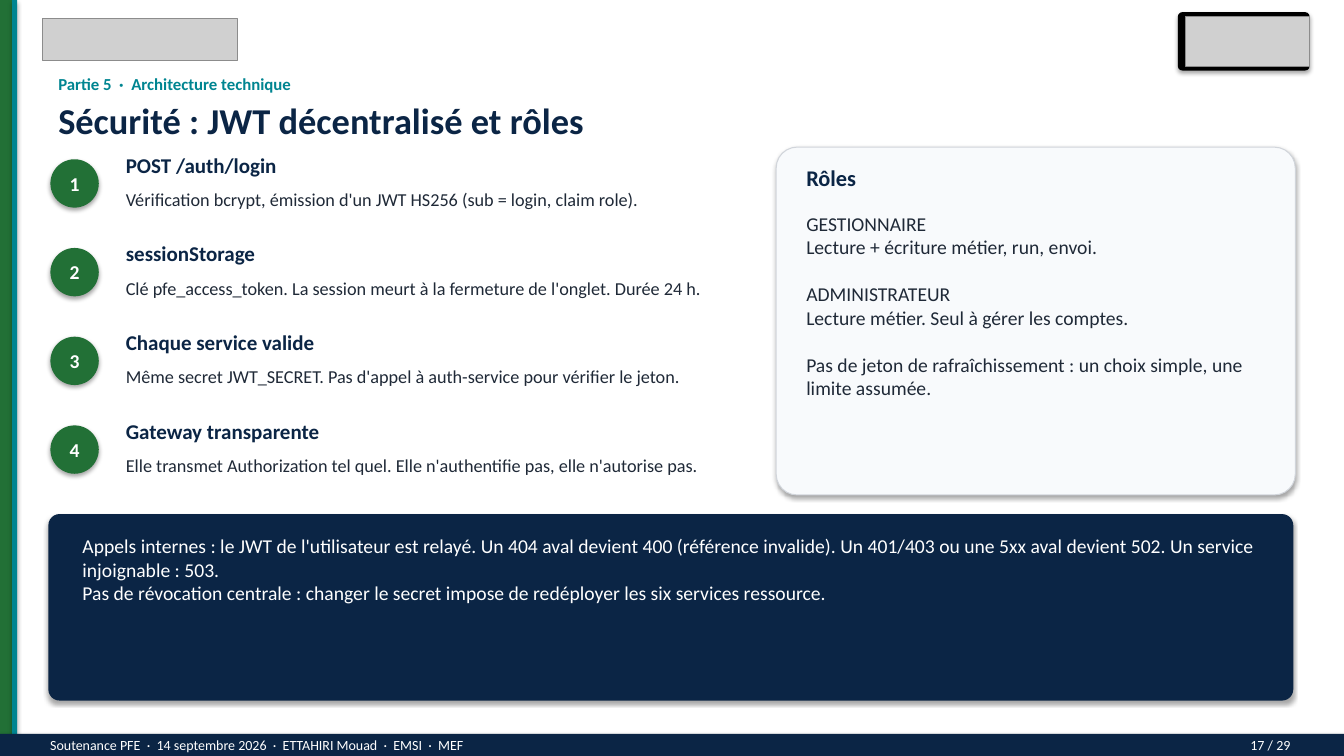
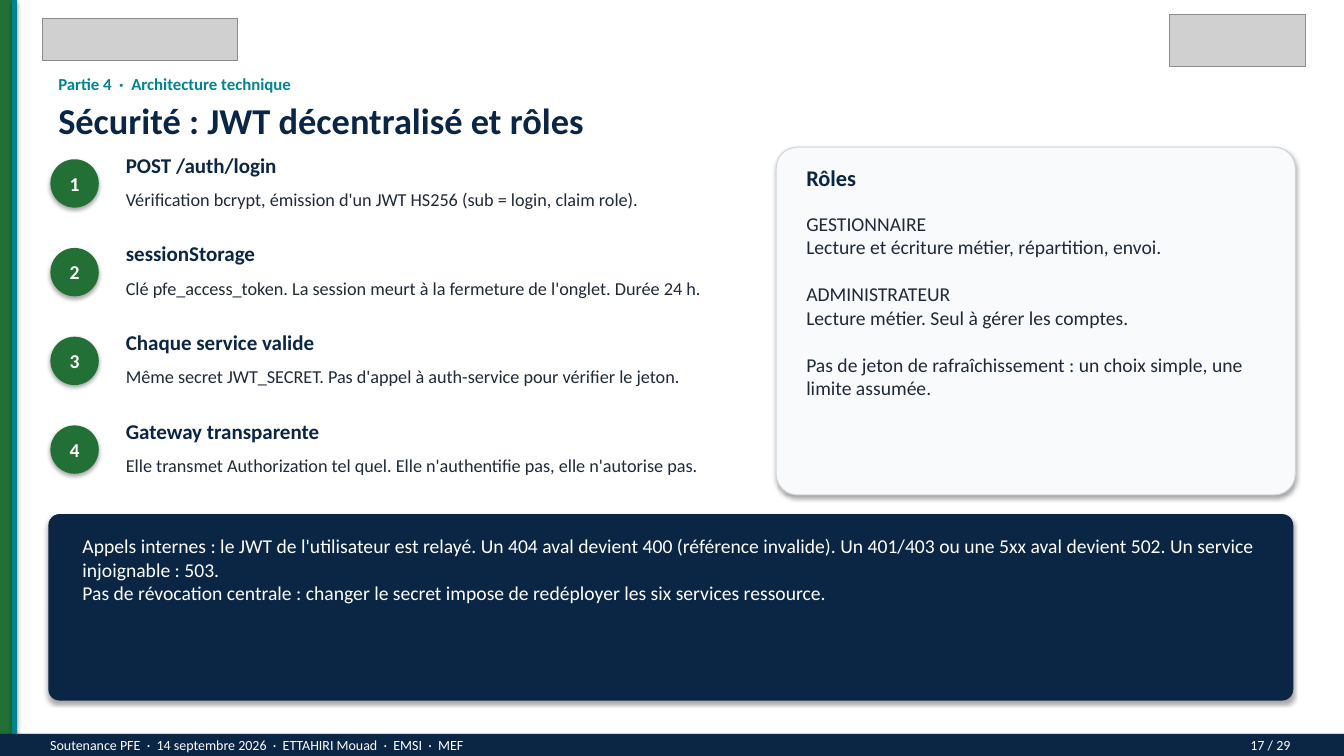
Before and after one commit to mouadofficiel2003/PFE2, a slide deck: slide 17 of soutenance/Soutenance-PFE-ETTAHIRI-Mouad.pptx. Drawn at 1344x756 pixels with LibreOffice and Linux fonts; fonts in the diff are those of the drawing; grey boxes stand for pictures. Boxes give left, top, right and bottom in pixels: in the first picture for what was removed or moved away, otherwise in the second. Text is boxed around its words. In the diff, an @@ line names an element or a change of style, - is before the commit and + after.

```diff
--- a/soutenance/Soutenance-PFE-ETTAHIRI-Mouad.pptx
+++ b/soutenance/Soutenance-PFE-ETTAHIRI-Mouad.pptx
@@ picture: place and size @@
-picture at (1187,16,1311,67)
+picture at (1171,14,1307,67)
@@ rounded rectangle removed at (1179,12,1311,71) @@
@@ text at (58,78,291,93): text changed @@
-Partie 5 · Architecture technique
+Partie 4 · Architecture technique
@@ text at (806,218,1242,395): text changed @@
-GESTIONNAIRE
-Lecture + écriture métier, run, envoi.
-ADMINISTRATEUR
-Lecture métier. Seul à gérer les comptes.
-Pas de jeton de rafraîchissement : un choix simple, une limite assumée.
+GESTIONNAIRE
+Lecture et écriture métier, répartition, envoi.
+ADMINISTRATEUR
+Lecture métier. Seul à gérer les comptes.
+Pas de jeton de rafraîchissement : un choix simple, une limite assumée.
```
Also in this commit, not shown: 28 other slides changed, 45 other files.
